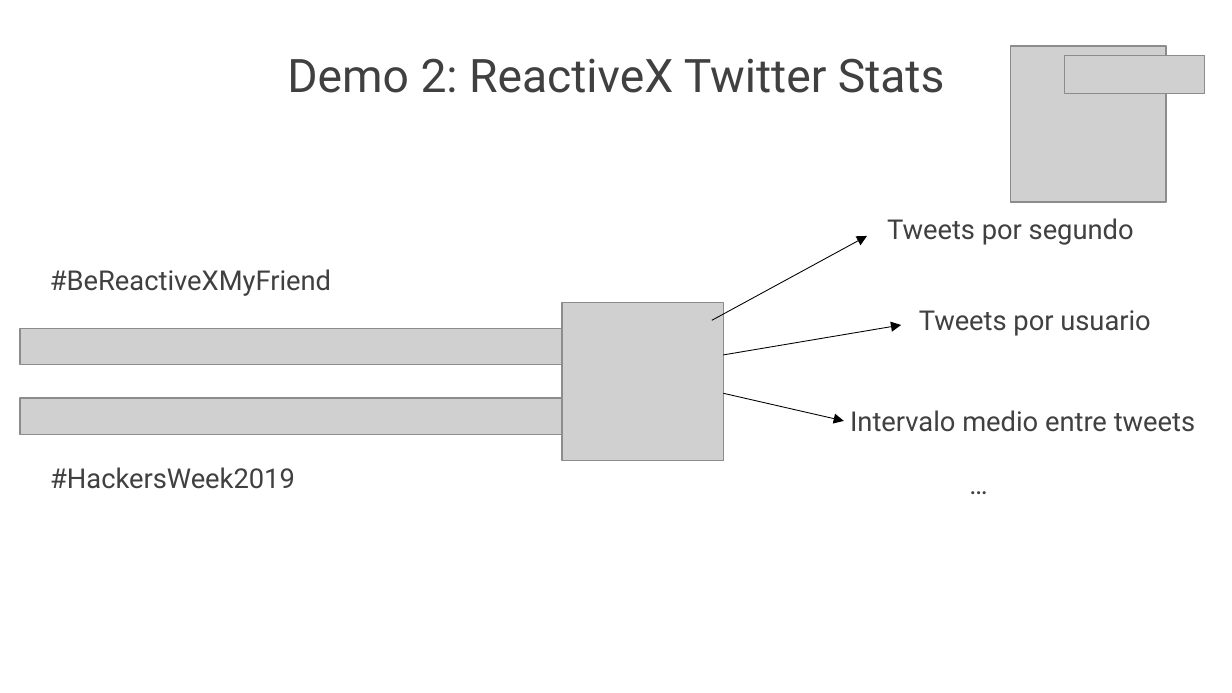
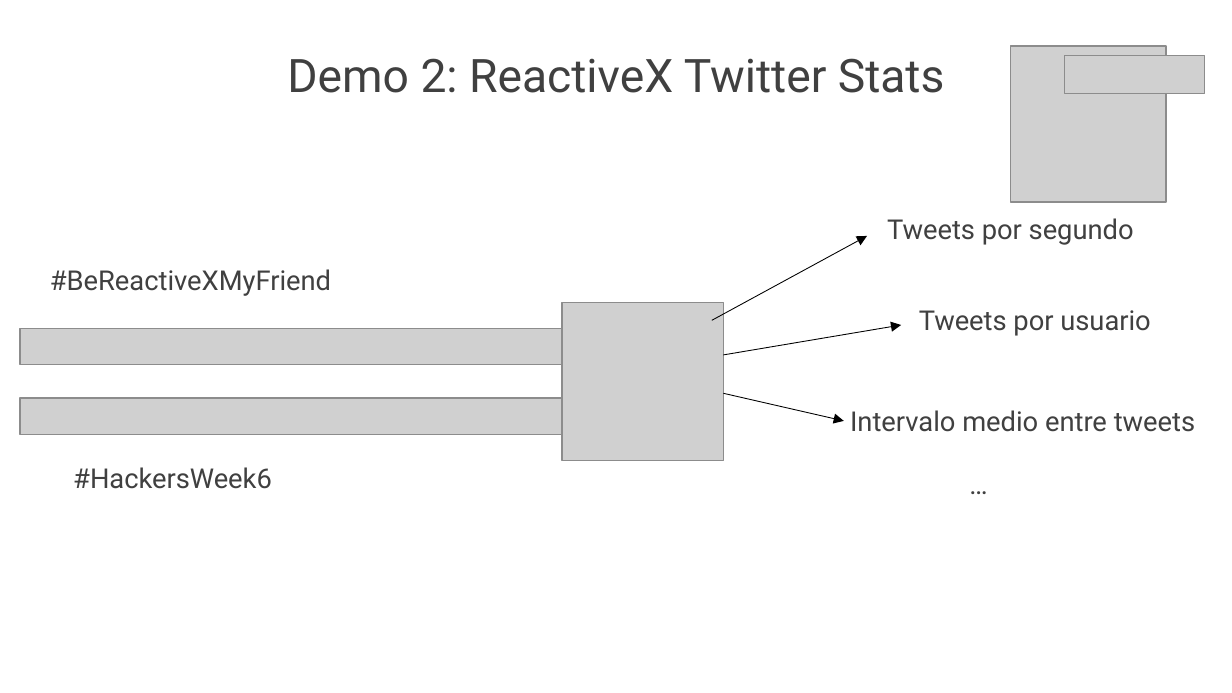
Before and after one commit to marcotako/ReactiveXTwitterStats, a slide deck: slide 12 of HackersWeek2019_BeReactiveXMyFriend.pptx. Drawn at 1232x693 pixels with LibreOffice and Linux fonts; fonts in the diff are those of the drawing; grey boxes stand for pictures. Boxes give left, top, right and bottom in pixels: in the first picture for what was removed or moved away, otherwise in the second. Text is boxed around its words. In the diff, an @@ line names an element or a change of style, - is before the commit and + after.

```diff
--- a/HackersWeek2019_BeReactiveXMyFriend.pptx
+++ b/HackersWeek2019_BeReactiveXMyFriend.pptx
@@ text at bbox=[73, 467, 272, 489]: text changed @@
-#HackersWeek2019
+#HackersWeek6
```
